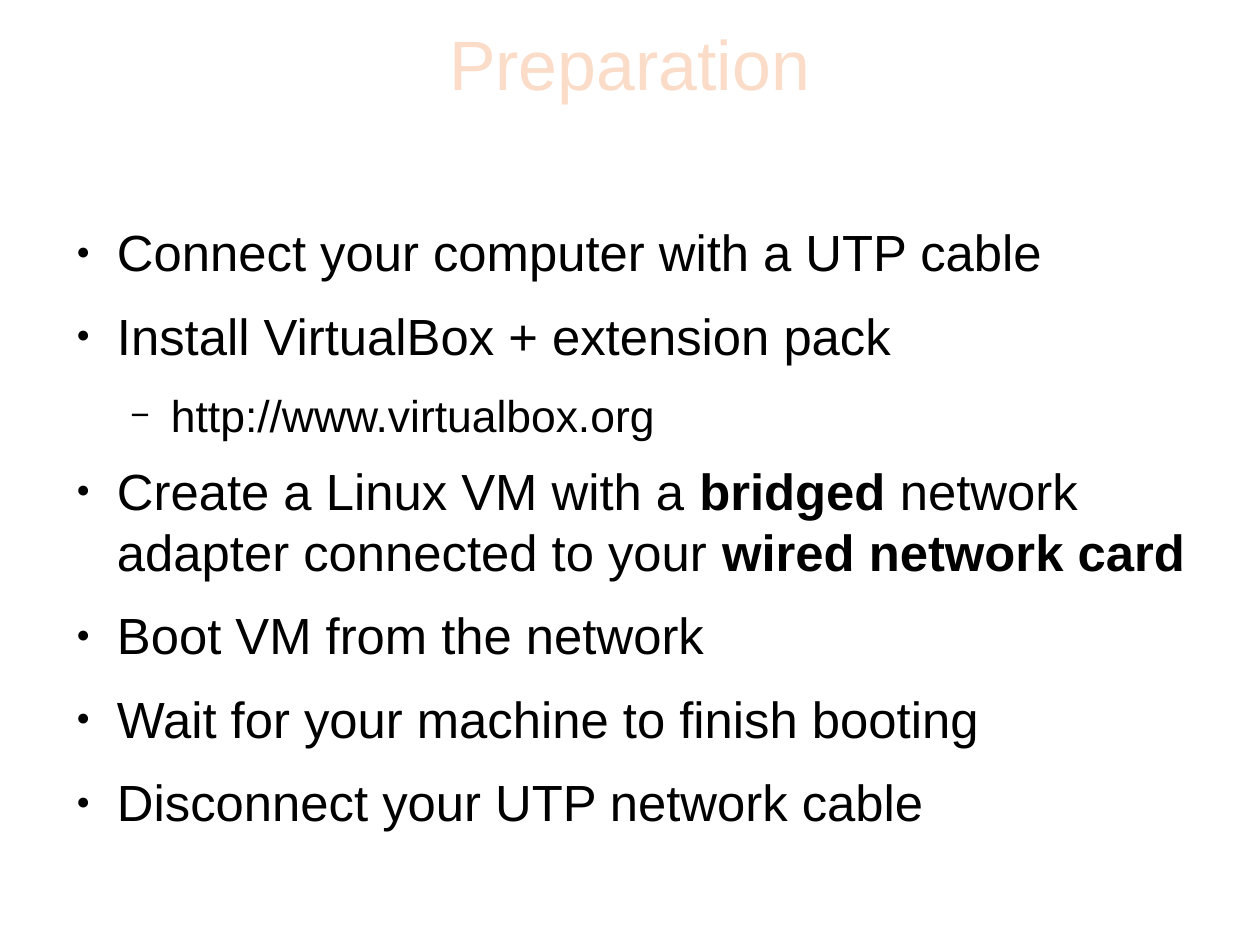
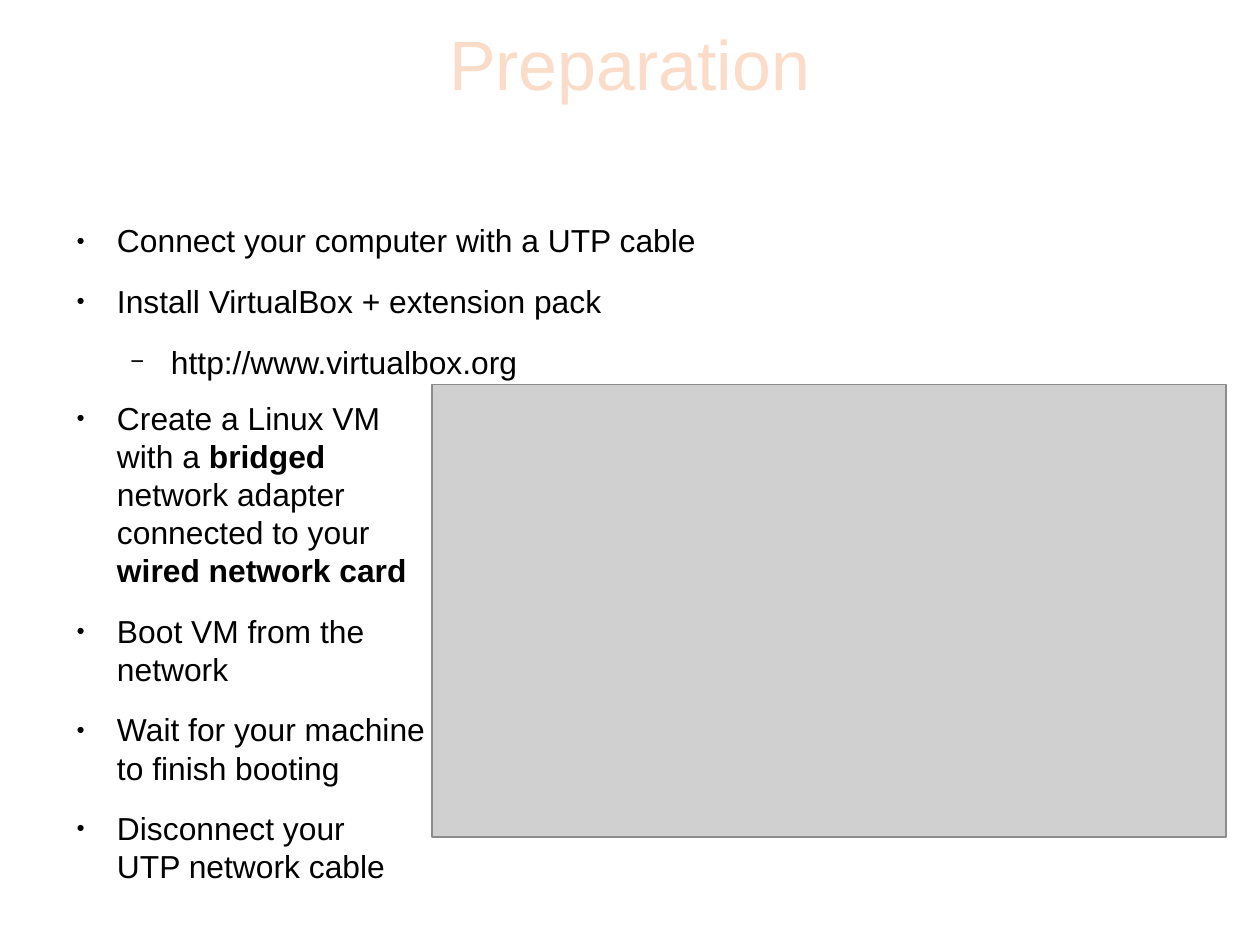
Before and after one commit to sphaero/workshops, a slide deck: slide 2 of Networking/presentation.odp. Drawn at 1260x945 pixels with LibreOffice and Linux fonts; fonts in the diff are those of the drawing; grey boxes stand for pictures; background and template pictures are left out. Boxes give left, top, right and bottom in pixels: in the first picture for what was removed or moved away, otherwise in the second. Text is boxed around its words. In the diff, an @@ line names an element or a change of style, - is before the commit and + after.

```diff
--- a/Networking/presentation.odp
+++ b/Networking/presentation.odp
@@ text "Connect your computer with a ..." at <box>117,229,696,879</box>: size 32 to 20 pt in "Connect your computer with a UTP cable", "Install VirtualBox + extension pack", "Create a Linux VM with a bridged ...", "Boot VM from the network" and 2 more places; size 28 to 20 pt in "http://www.virtualbox.org" @@
@@ picture added at <box>432,384,1227,837</box> @@
```
Also in this commit, not shown: 1 other file.
